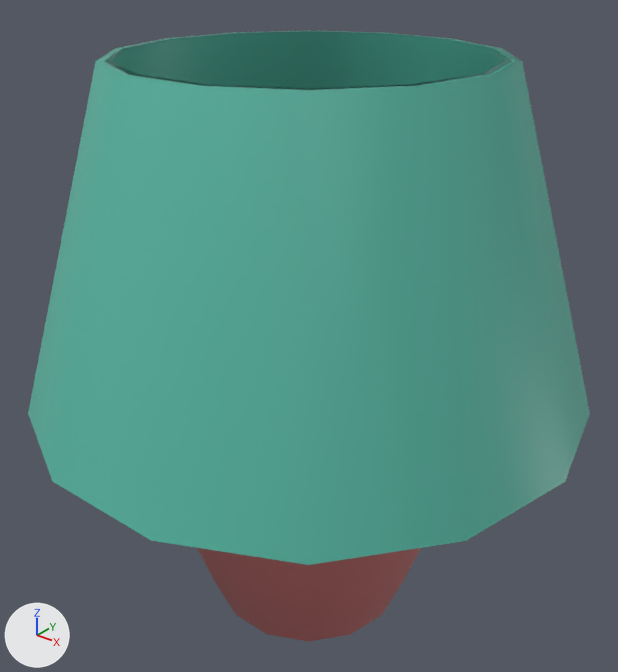
One commit to the FBX model Assets/Models/Room/Furnitures/bedsideLamp.fbx: the scene before it, then after it.
Rendered twice from a 50 mm lens placed at (0.348, -0.435, 0.492), pointed at (-0.003, 0.004, 0.219). Arrows for +X, +Y and +Z are at lower left; the lights stay in place. Where no turn or scale is listed for an object, it has been applied to the vertices. Vertices at the same position are counted once.

In view in the first picture: 'bedsideLamp'.
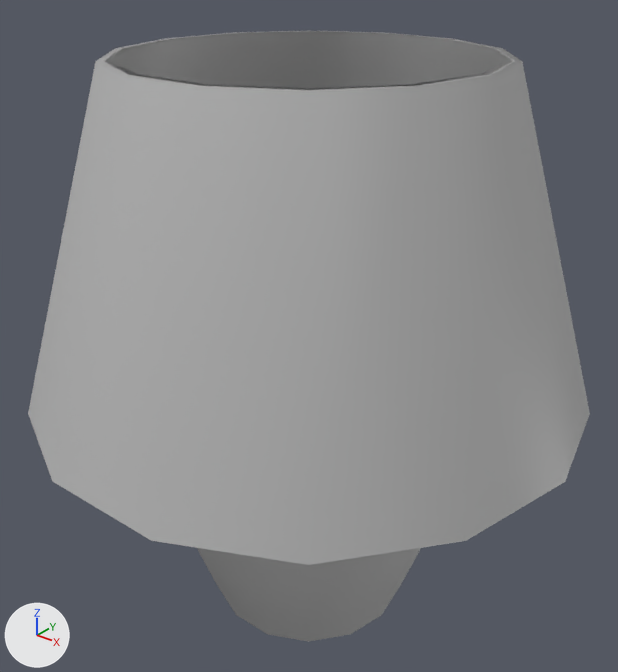
Boxes (x1, y1, x2, y2) around the edits, measured in the pictures (618 x 672 px):
part 1 of me_mesh, recoloured
    both: (197, 548, 421, 641)
part 2 of me_mesh, recoloured (cyan to grey)
    both: (28, 30, 590, 565)

Patch to the scene script:
```diff
--- a/Assets/Models/Room/Furnitures/bedsideLamp.fbx.py
+++ b/Assets/Models/Room/Furnitures/bedsideLamp.fbx.py
@@ mat_lambert1 @@
+mat_lambert1 = principled_material('lambert1')
+mat_lambert1.base_color = (0.5, 0.5, 0.5)  # grey #bcbcbc
@@ me_mesh @@
 me_mesh.from_pydata(...)  # 281 vertices, 278 faces; spans x -0.2..0.2, y -0.195..0.195, z 0.0..0.416
 # used by ob_bedsidelamp; location = (0.0, 0.0, 0.0)
-me_mesh.materials.append(mat_ampoule)  # blue #6c71bc
-me_mesh.materials.append(mat_plastique)  # yellow #b9bc59
+# me_mesh part 1: all 111 faces that had it switch from mat_pied (pink #bc6b6b) to mat_lambert1 (grey #bcbcbc)
+# me_mesh part 2: all 65 faces that had it switch from mat_abajtjour (cyan #5abca8) to mat_lambert1 (grey #bcbcbc)
```
